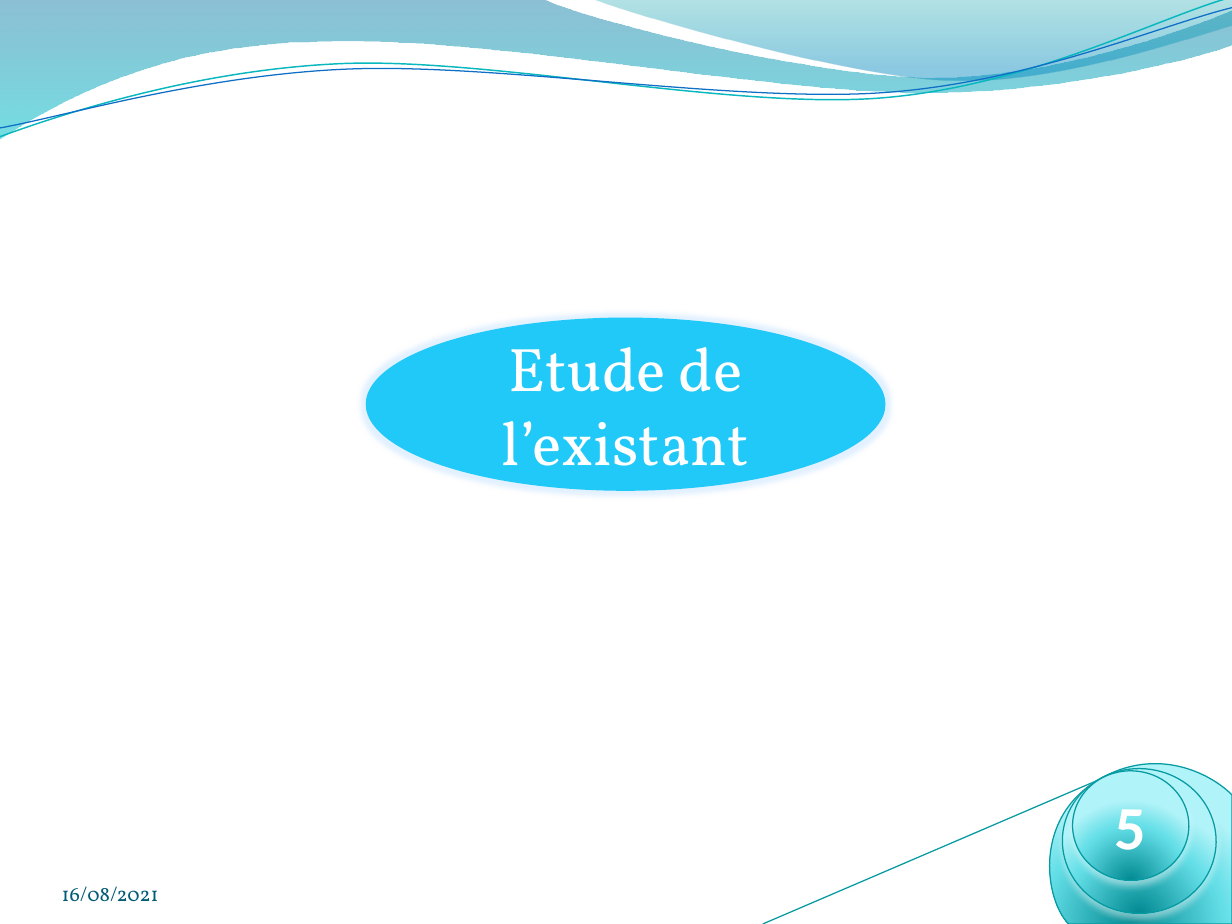
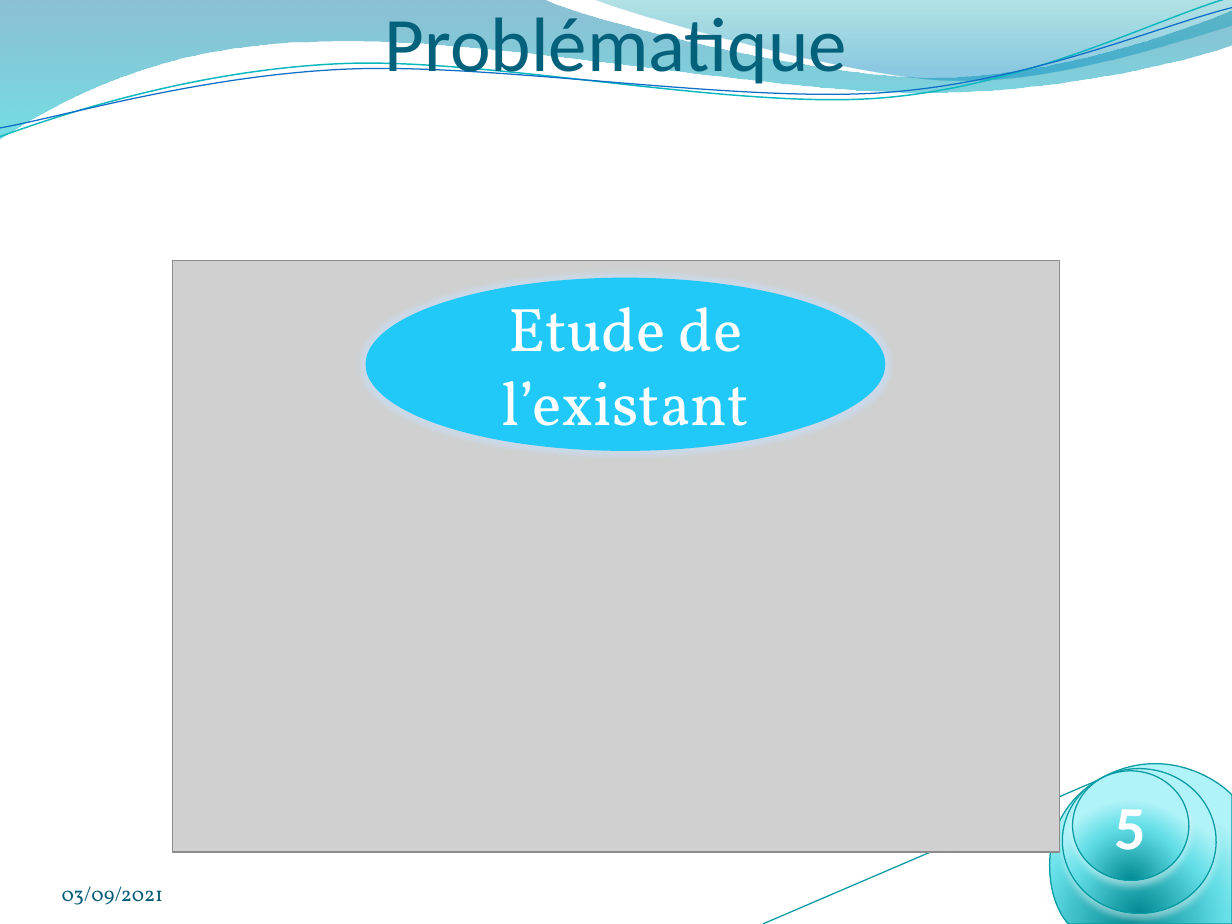
Before and after one commit to badreddine2010/e-shop, a slide deck: slide 5 of conception/Rapport/présentation soutenance Pfe_Bad_Afpa.pptx. Drawn at 1232x924 pixels with LibreOffice and Linux fonts; fonts in the diff are those of the drawing; grey boxes stand for pictures; background and template pictures are left out. Boxes give left, top, right and bottom in pixels: in the first picture for what was removed or moved away, otherwise in the second. Text is boxed around its words. In the diff, an @@ line names an element or a change of style, - is before the commit and + after.

```diff
--- a/conception/Rapport/présentation soutenance Pfe_Bad_Afpa.pptx
+++ b/conception/Rapport/présentation soutenance Pfe_Bad_Afpa.pptx
@@ title added at (385,7,847,89), 45 pt, text #04617B @@
+Problématique
@@ picture added at (172,261,1060,853) @@
@@ ellipse "Etude de l’existant": place and size @@
-ellipse "Etude de l’existant" at (366,318,886,492)
+ellipse "Etude de l’existant" at (366,277,886,451)
@@ text at (62,886,163,905): text changed @@
-16/08/2021
+03/09/2021
```
Also in this commit, not shown: 30 other slides changed, 51 other files.
